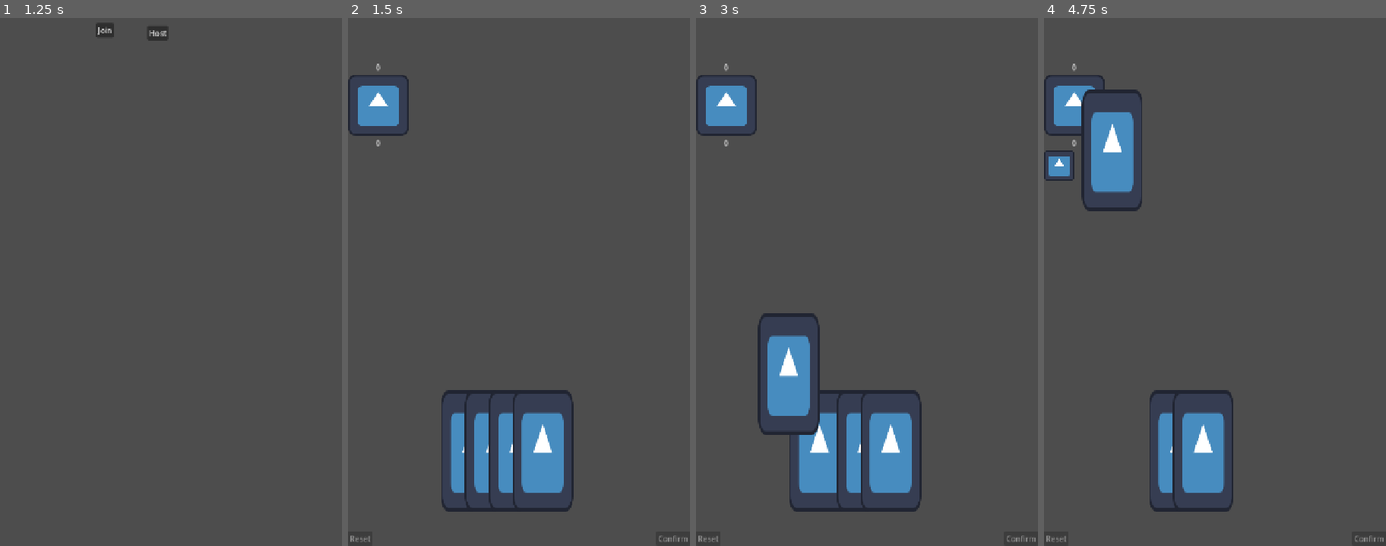
Above: before the commit, frames 1-4 (left to right).
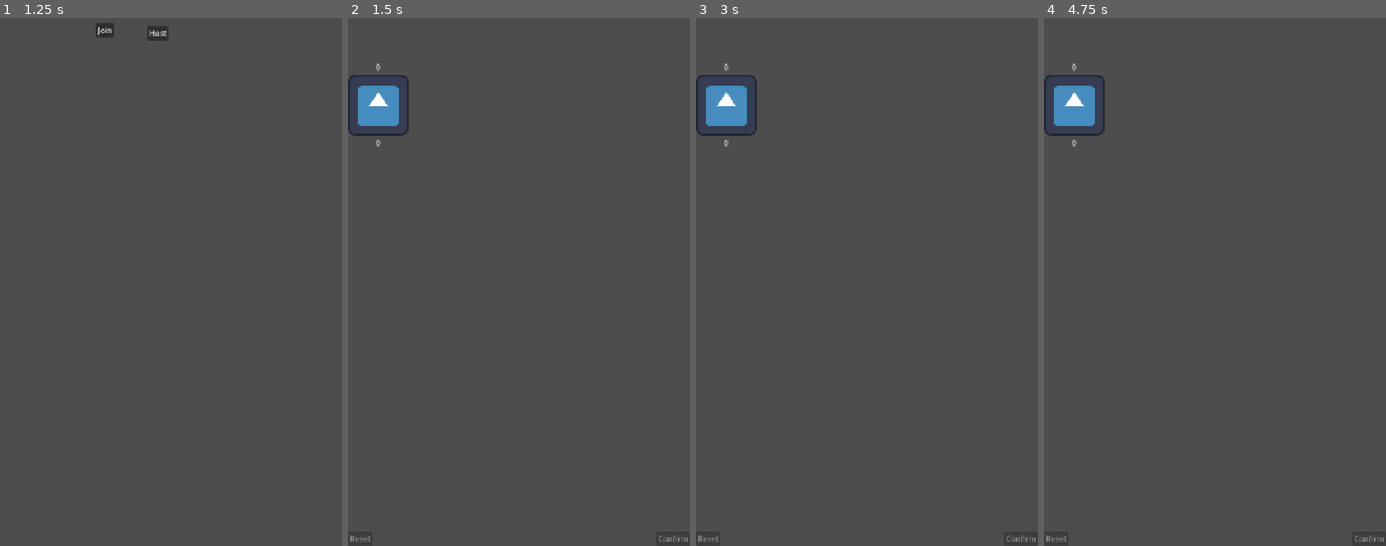
Above: after the commit, the same moments.

Repository: Simon-Kahre/nTCG
Game: Godot game, scene res://scenes/testingEnv.tscn
Same seed, same stepped clock (60 frames per second), same inputs: the game is played once before the commit and once after it. The engine's default icon, where the game draws it, is replaced by a stand-in: a white triangle on a blue panel in a dark square.
Inputs (mouse positions are in pixels of both pictures, inside the frame that each line leads up to):
- Up to frame 1 (1.25 s): click "Challenge Player" at 0.5 s
- Up to frame 2 (1.5 s): click "Host" at 1.25 s
- Up to frame 3 (3 s): tap Enter at 2 s; drag from (726, 223) to (819, 450) at 2.02 s; tap Space at 2.75 s; drag from (819, 450) to (726, 223) at 2.77 s
- Up to frame 4 (4.75 s): move the mouse to (1204, 450) at 3.52 s; tap P at 3.6 s; click (1204, 450) at 3.67 s; tap Enter at 4.25 s; drag from (1225, 450) to (1112, 150) at 4.27 s

Frame 1 is identical in both runs. In frame 2, 5.1% of the frame differs, in the area x 27-66%, y 70-94%; in frame 3, 7.5%, in the area x 18-66%, y 55-94%; in frame 4, 6.1%.

Commit message:
Fix combat scene to use players actual decks

Diff:
--- a/trading-card-game/scripts/playerActions.gd
+++ b/trading-card-game/scripts/playerActions.gd
@@ -36,7 +36,7 @@
 
 
 func add_testing_cards():
-	for card in testingCards:
+	for card in Player.currentDeck:
 		var tempCard = card.instantiate()
 		tempCard.scenePath = card.resource_path
 
